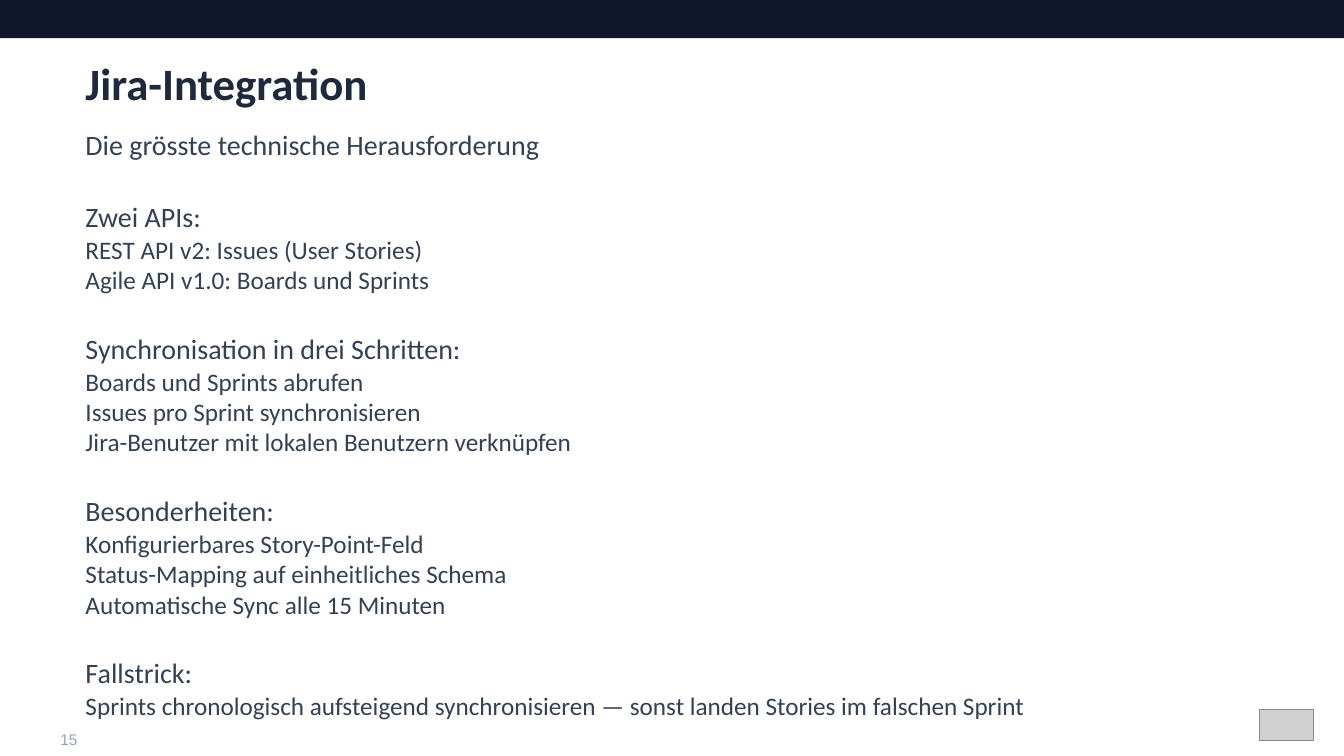
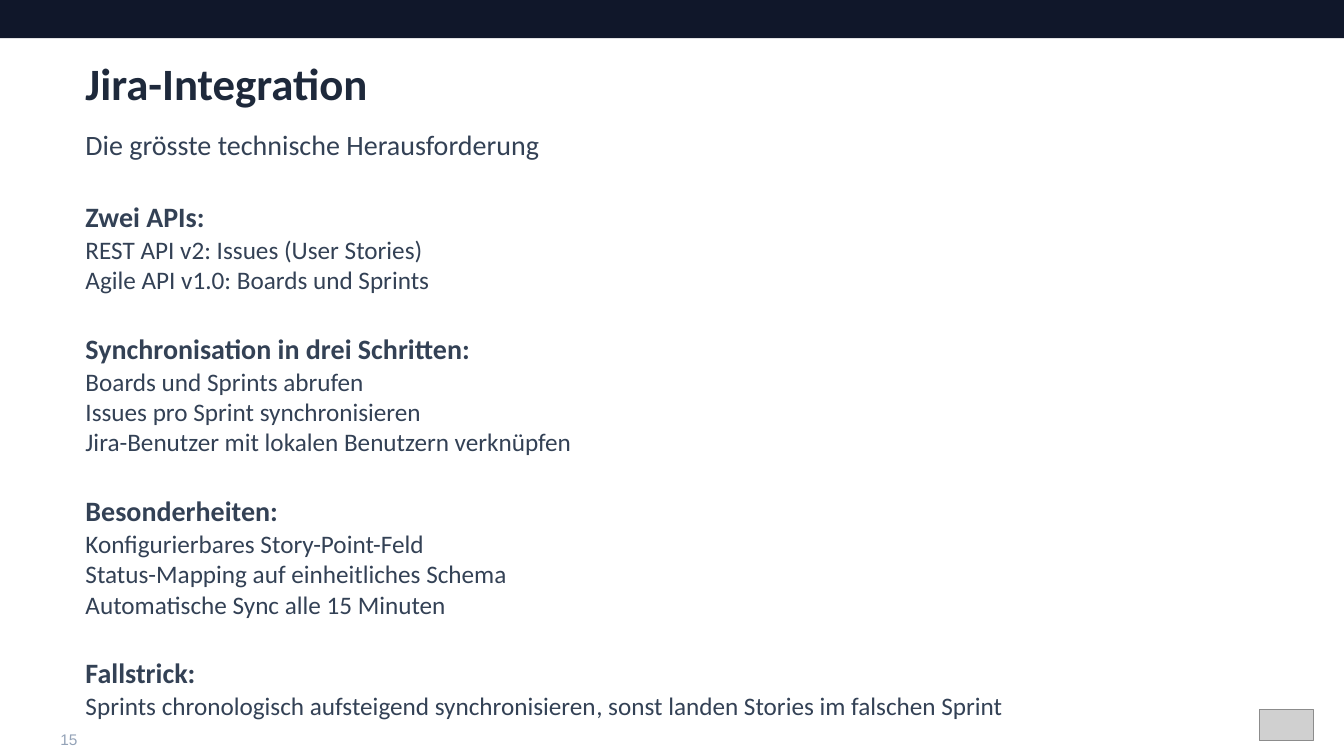
Before and after one commit to Timohone/sprintify, a slide deck: slide 15 of docs/Sprintify_Praesentation_final.pptx. Drawn at 1344x756 pixels with LibreOffice and Linux fonts; fonts in the diff are those of the drawing; grey boxes stand for pictures. Boxes give left, top, right and bottom in pixels: in the first picture for what was removed or moved away, otherwise in the second. Text is boxed around its words. In the diff, an @@ line names an element or a change of style, - is before the commit and + after.

```diff
--- a/docs/Sprintify_Praesentation_final.pptx
+++ b/docs/Sprintify_Praesentation_final.pptx
@@ text at (85, 207, 470, 683): bold on in "Zwei APIs:", "Synchronisation in drei Schritten:", "Besonderheiten:", "Fallstrick:" @@
@@ text at (85, 697, 1002, 720): text changed @@
-  Sprints chronologisch aufsteigend synchronisieren — sonst landen Stories im falschen Sprint
+  Sprints chronologisch aufsteigend synchronisieren, sonst landen Stories im falschen Sprint
```
Also in this commit, not shown: 12 other slides changed.
